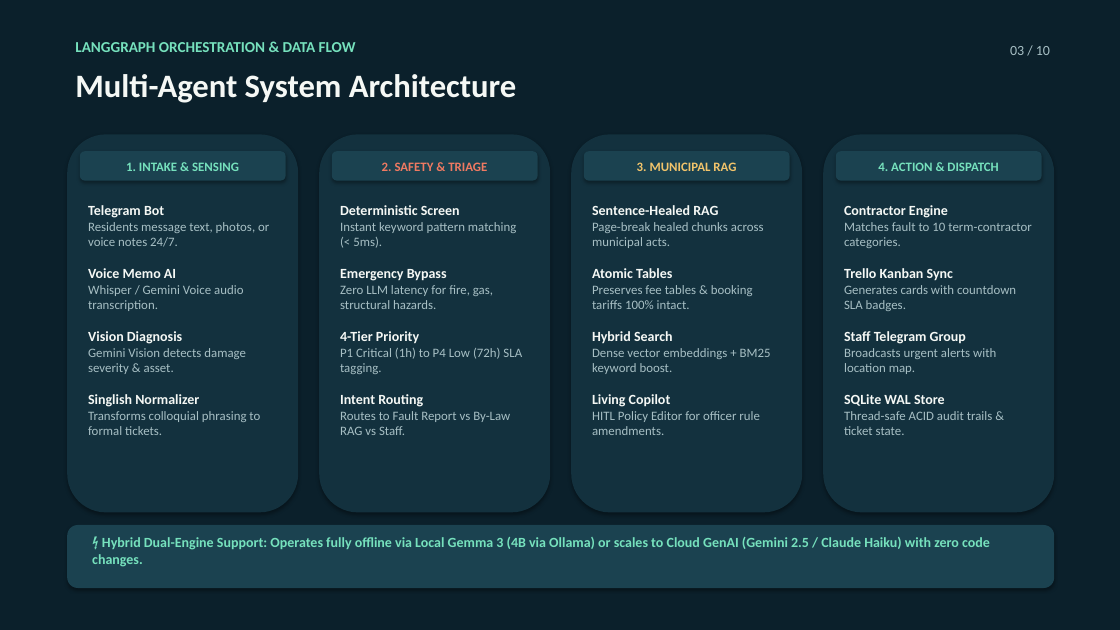
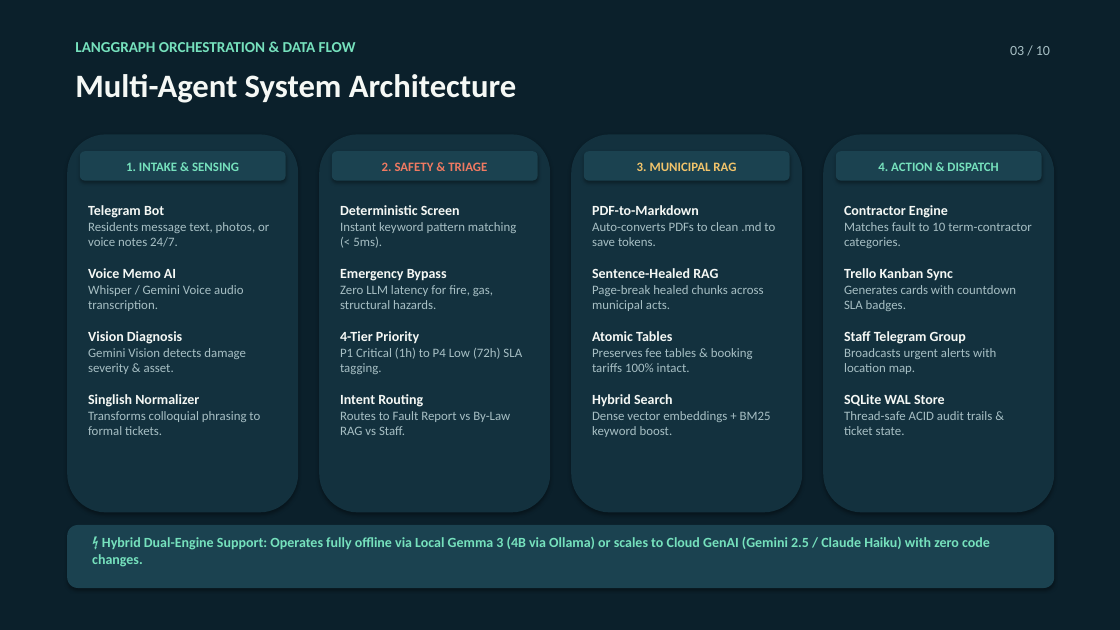
Before and after one commit to Dylan42415/town-council-chatbot, a slide deck: slide 3 of output/slides/Town_Council_Chatbot_Showcase.pptx. Drawn at 1120x630 pixels with LibreOffice and Linux fonts; fonts in the diff are those of the drawing. Boxes give left, top, right and bottom in pixels: in the first picture for what was removed or moved away, otherwise in the second. Text is boxed around its words. In the diff, an @@ line names an element or a change of style, - is before the commit and + after.

```diff
--- a/output/slides/Town_Council_Chatbot_Showcase.pptx
+++ b/output/slides/Town_Council_Chatbot_Showcase.pptx
@@ text at (592, 205, 775, 246): paragraph added @@
+PDF-to-Markdown
+Auto-converts PDFs to clean .md to save tokens.
@@ text at (592, 411, 760, 435): paragraph removed @@
-Living Copilot
-HITL Policy Editor for officer rule amendments.
```
Also in this commit, not shown: 2 other slides changed, 3 other files.
